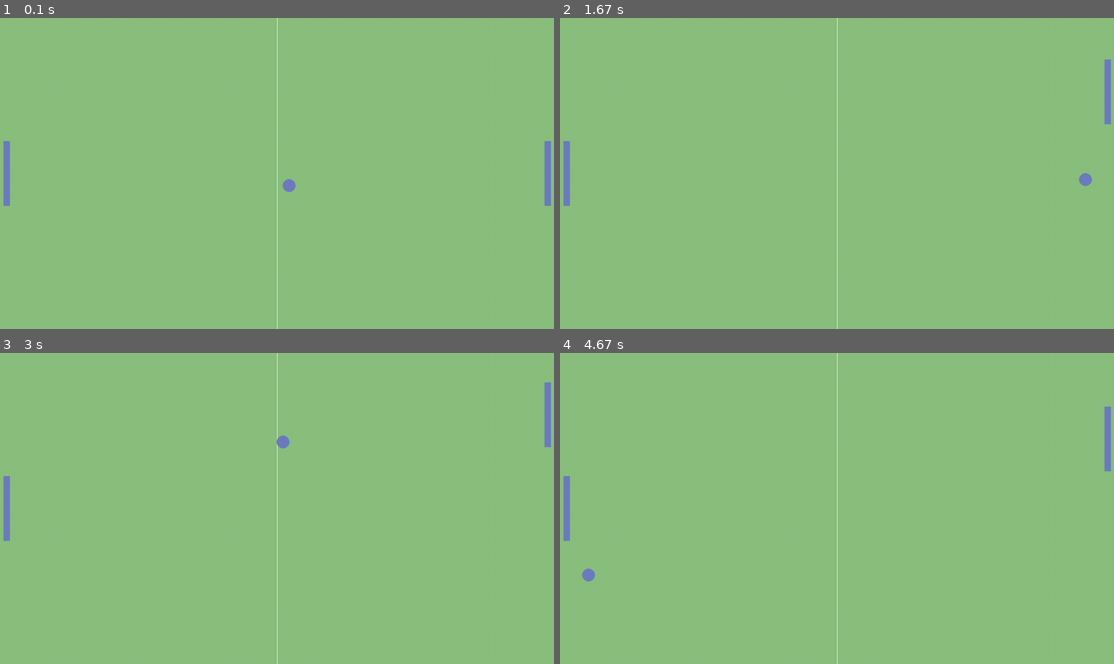
Above: before the commit, frames 1-4 (two rows, left to right).
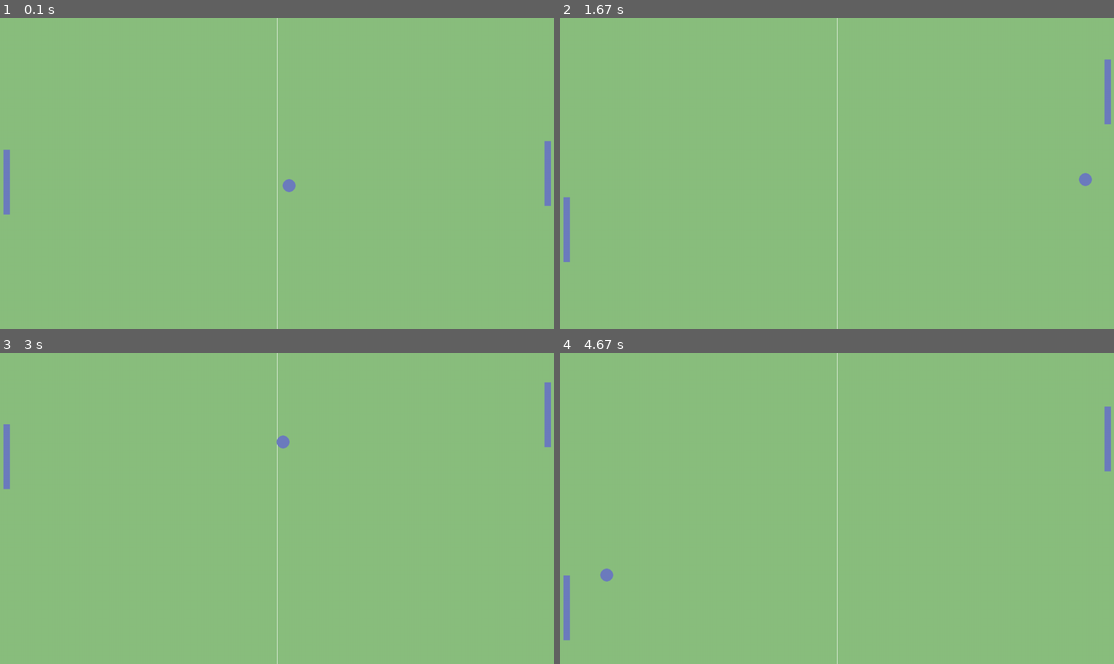
Above: after the commit, the same moments.

Repository: 100ballovby/PingPong_Game_PyGame
Game: pygame game, started from main.py
The game is run twice, just before and just after one commit, with the same random seed, the same clock (stepped at 60 frames per second) and the same inputs.
Inputs:
- Up to frame 1 (0.1 s): no input
- Up to frame 2 (1.67 s): hold Up 0.33-0.8 s; hold Down 0.83-1.13 s; hold Up 1.17-1.53 s; hold Down from 1.57 s (still down)
- Up to frame 3 (3 s): release Down at 1.93 s; hold Up 1.97-2.27 s; hold Down 2.3-2.6 s; hold Up from 2.63 s (still down)
- Up to frame 4 (4.67 s): release Up at 3 s; hold Down 3.03-3.4 s; hold Up 3.43-3.73 s; hold Down 3.77-4.07 s; hold Up 4.1-4.47 s; hold Down from 4.5 s (still down)

The runs differ from the first frame. In frame 1, less than 0.1% of the frame differs, in the area x 0-2%, y 39-64%; in frame 2, 0.4%; in frame 3, 0.4%; in frame 4, 0.6%, in the area x 0-10%, y 39-93%.

Commit message:
Adding opponent motion function

Diff:
--- a/main.py
+++ b/main.py
@@ -22,6 +22,19 @@
     elif pl.bottom >= s_height:
         pl.bottom = s_height
 
+
+def opponent_motion(op, ball_obj, s, s_height):
+    if op.top < ball_obj.y:
+        op.y += s
+    elif op.bottom > ball_obj.y:
+        op.y -= s
+
+    if op.top <= 0:
+        op.top = 0
+    elif op.bottom >= s_height:
+        op.bottom = s_height
+
+
 W = 1280
 H = 720
 FPS = 60
@@ -44,7 +57,7 @@
 # game config
 speed = 7
 p_speed = 0
-o_speed = 0
+o_speed = speed * 0.7
 ball_moving = False
 speed_x = speed_y = speed
 
@@ -77,3 +90,4 @@
 
     ball_move(ball, W, H, player, opponent)
     player_move(player, p_speed, H)
+    opponent_motion(opponent, ball, o_speed, H)
